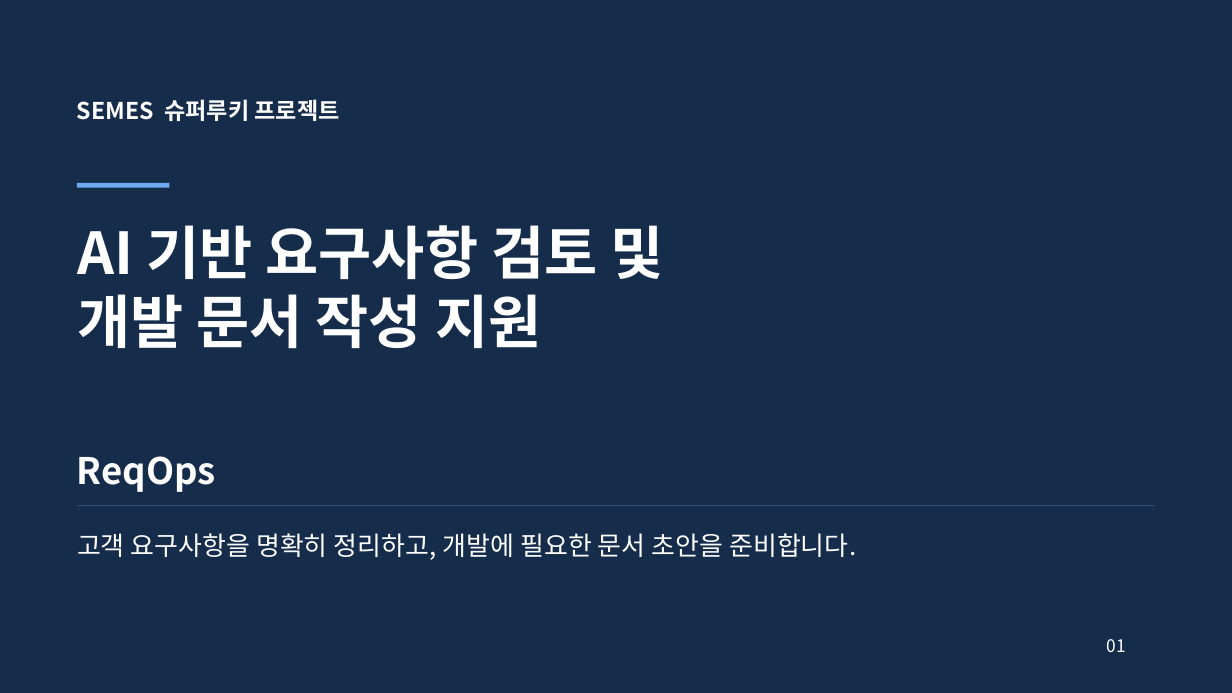
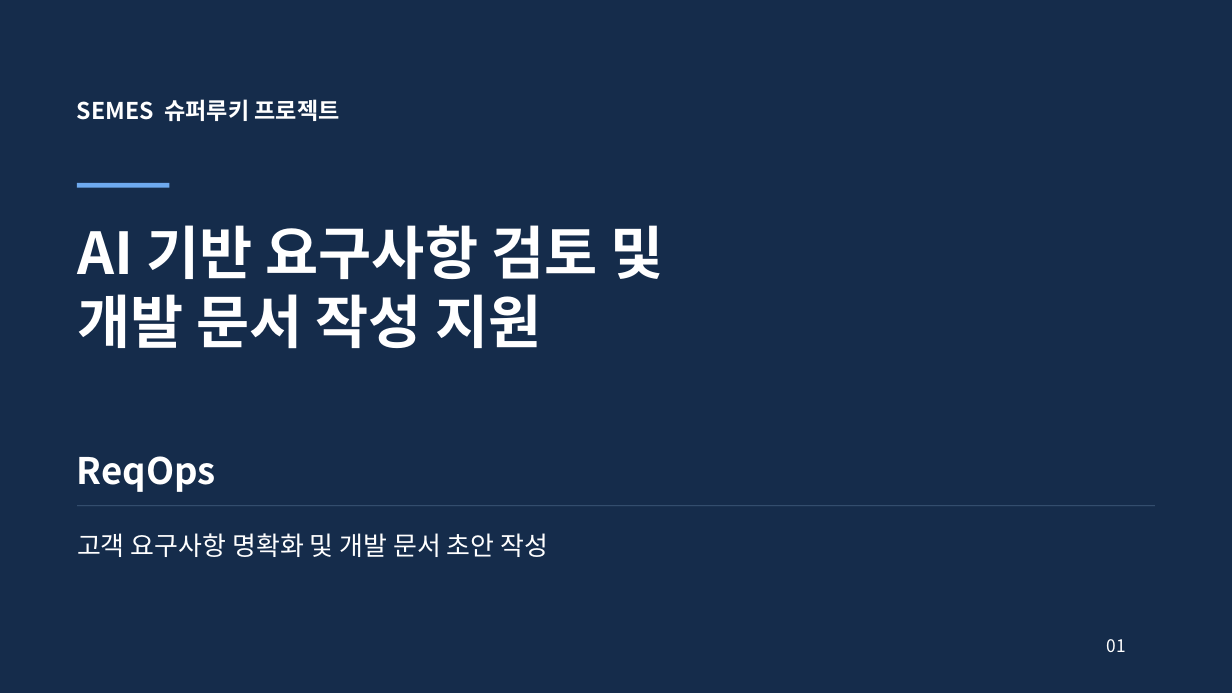
Before and after one commit to jihunhan98/semes-superrookie, a slide deck: slide 1 of docs/presentations/ReqOps_SuperRookie.pptx. Drawn at 1232x693 pixels with LibreOffice and Linux fonts; fonts in the diff are those of the drawing. Boxes give left, top, right and bottom in pixels: in the first picture for what was removed or moved away, otherwise in the second. Text is boxed around its words. In the diff, an @@ line names an element or a change of style, - is before the commit and + after.

```diff
--- a/docs/presentations/ReqOps_SuperRookie.pptx
+++ b/docs/presentations/ReqOps_SuperRookie.pptx
@@ text at <box>77,533,548,557</box>: text changed @@
-고객 요구사항을 명확히 정리하고, 개발에 필요한 문서 초안을 준비합니다.
+고객 요구사항 명확화 및 개발 문서 초안 작성
```
Also in this commit, not shown: 9 other slides changed.
